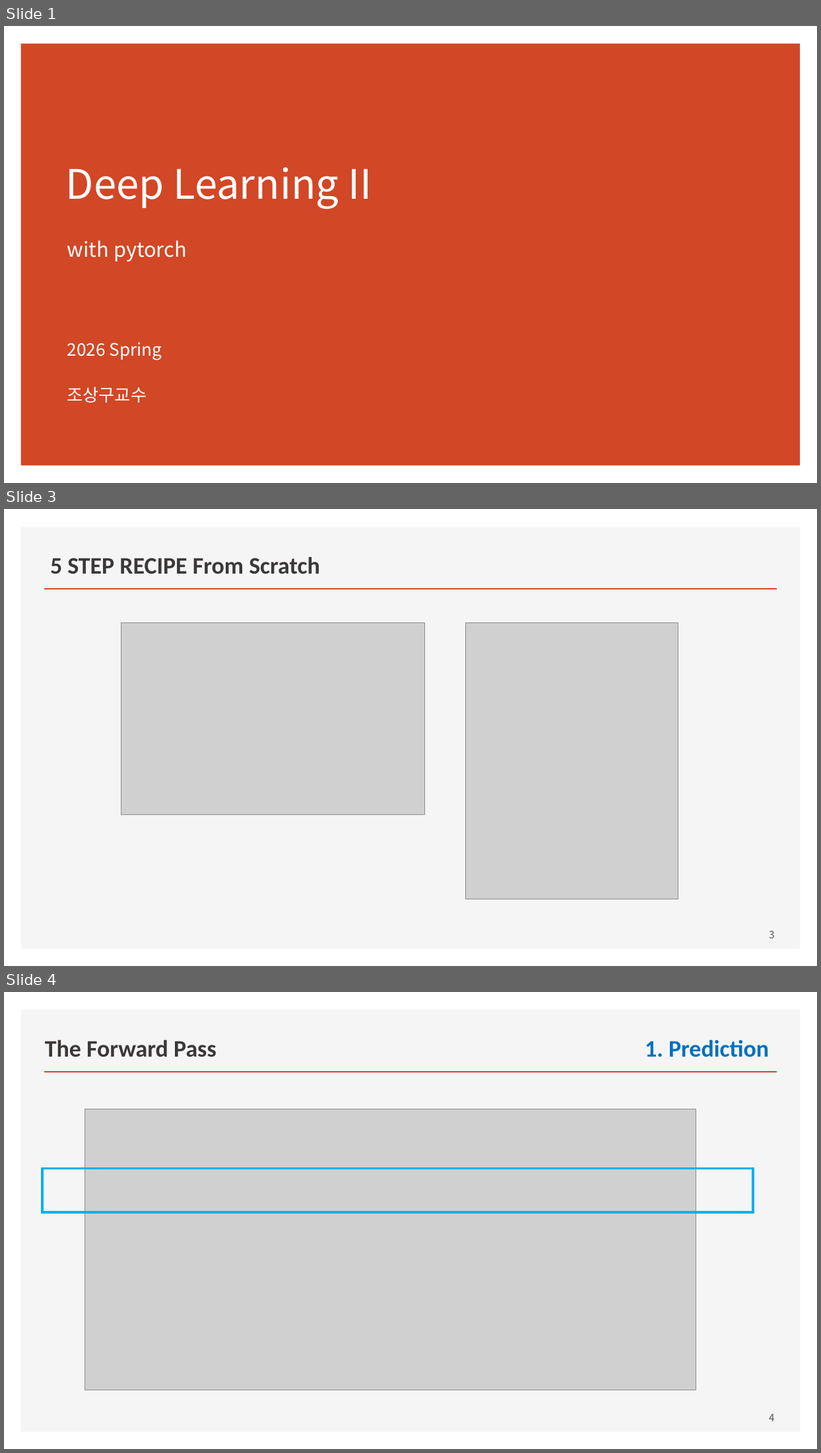
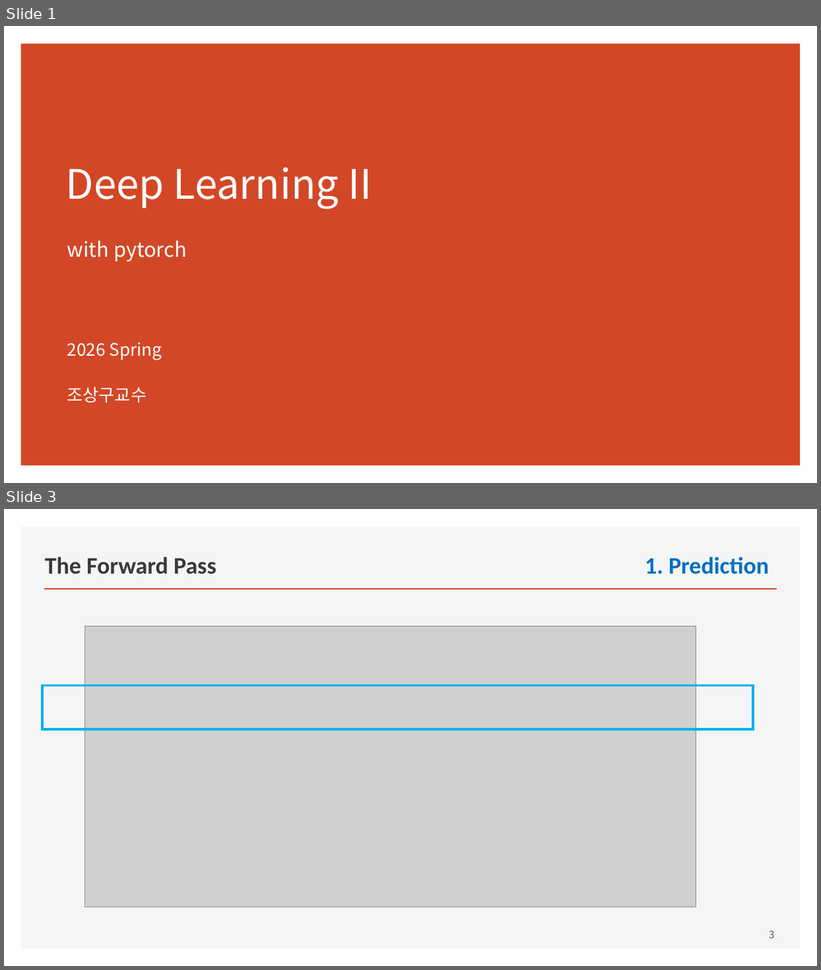
Before and after one commit to ancestor9/mathematics-for-machine-learning, a slide deck: Linear_Algebra/w5_02_Deep_Learning_with_pytorch.pptx. Shown one above the other, each under a label of ours: slides 1, 3 and 4 before the commit, slides 1 and 3 after it; the slides between them are not shown. The pictures are 821x1453 and 821x970 pixels, drawn with LibreOffice and Linux fonts; fonts in the diff are those of the drawing; grey boxes stand for pictures. Boxes give left, top, right and bottom in pixels: in the first picture for what was removed or moved away, otherwise in the second. Text is boxed around its words. In the diff, an @@ line names an element or a change of style, - is before the commit and + after.

```diff
--- a/Linear_Algebra/w5_02_Deep_Learning_with_pytorch.pptx
+++ b/Linear_Algebra/w5_02_Deep_Learning_with_pytorch.pptx
@@ slide 3 removed at box(4, 509, 817, 966), background #FFFFFF; not listed: 2 template elements that a slide beside it also shows @@
@@ title removed at box(50, 557, 320, 574) @@
-5 STEP RECIPE From Scratch
@@ picture removed at box(121, 623, 425, 815) @@
@@ picture removed at box(466, 623, 678, 900) @@
@@ page number removed at box(769, 931, 775, 939) @@
-3
@@ what was slide 4 is now slide 3 @@
@@ page number at box(769, 931, 775, 939): text changed @@
-4
+3
```
Also in this commit, not shown: 7 slides changed.
